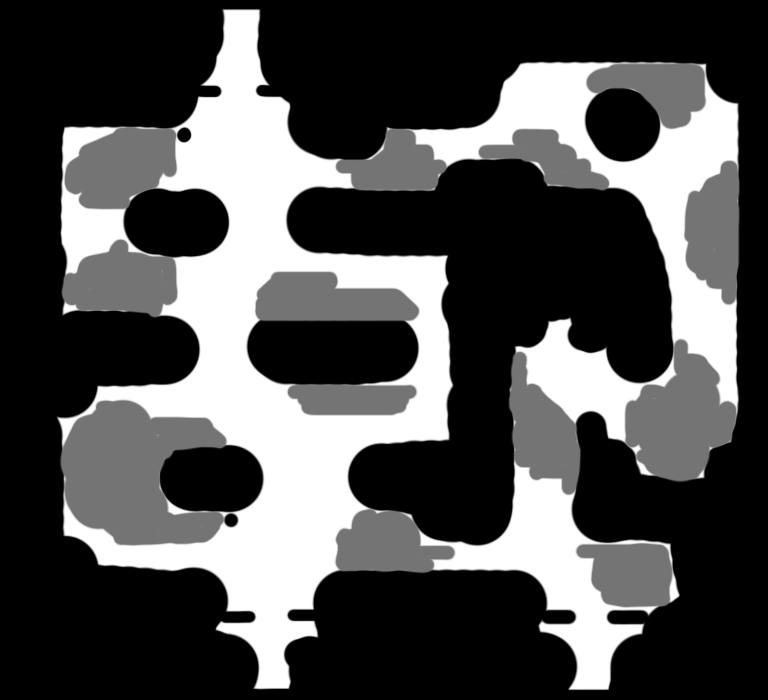
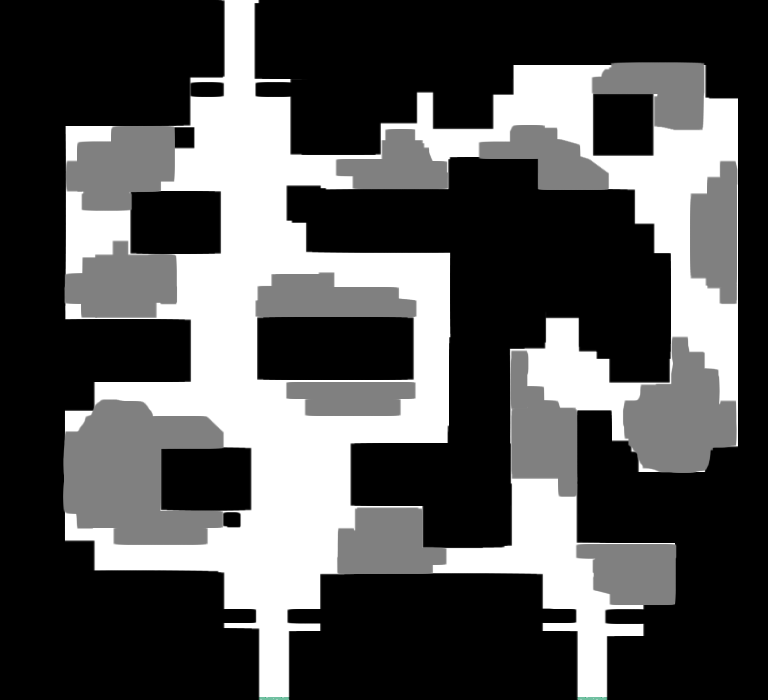
Two versions of the same layered image (768 x 700). Layer-by-layer changes:
added layer "Camada 3" above "Retângulo 2" over [56,0,741,700]
hid "Camada 2" over [56,0,741,700]
added layer "Camada 4" above "Camada 1" over [625,559,642,576]
